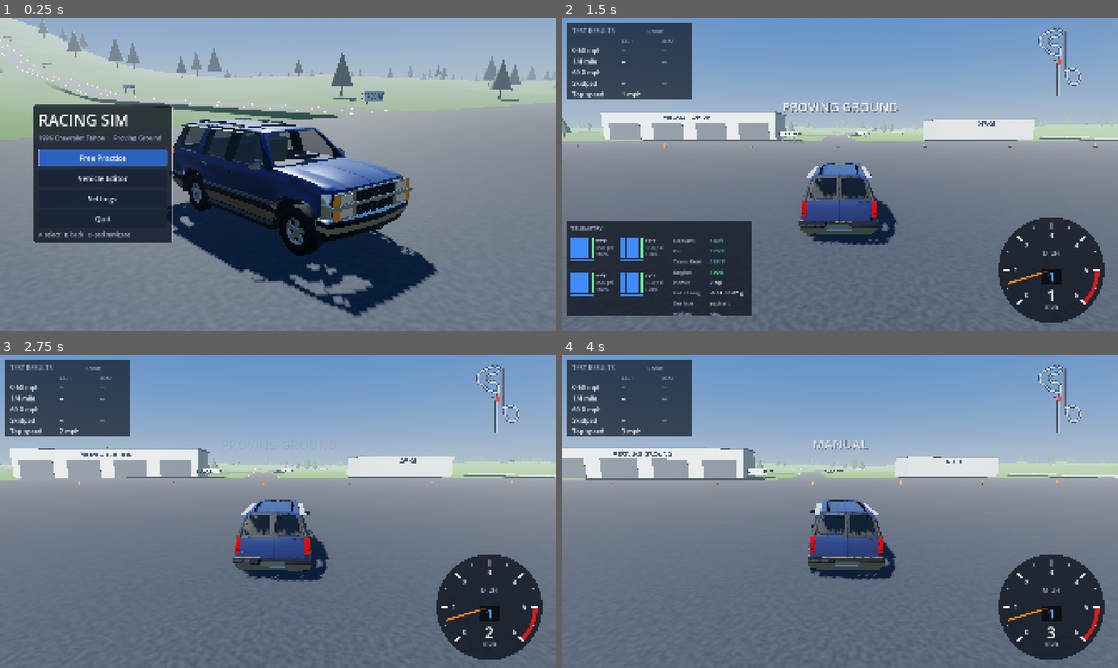
Above: before the commit, frames 1-4 (two rows, left to right).
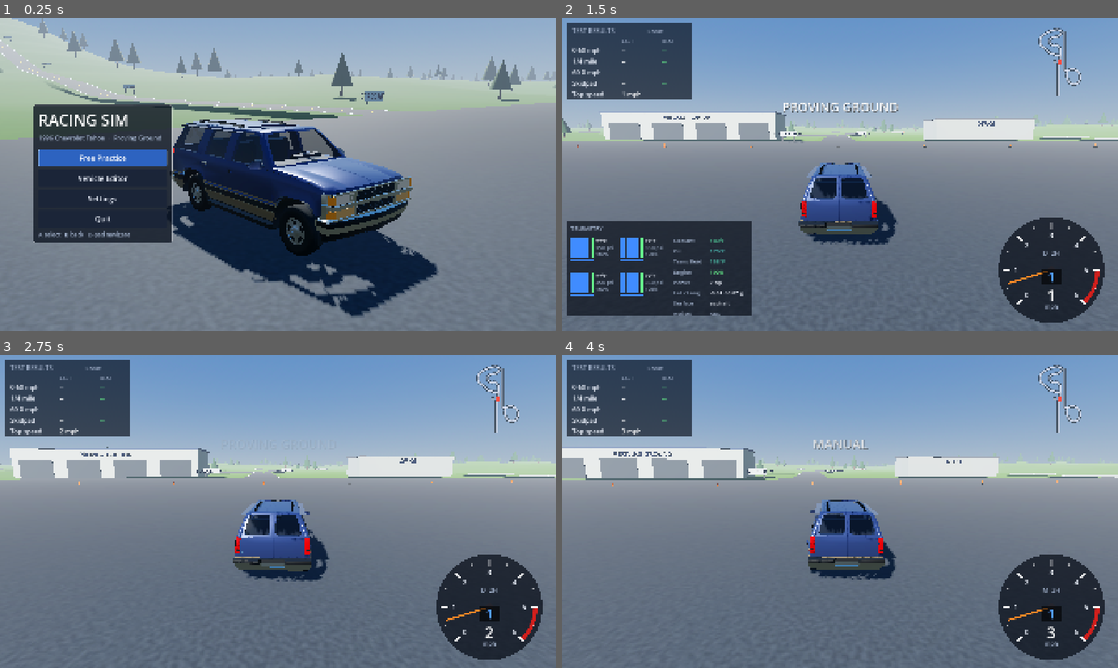
Above: after the commit, the same moments.

Repository: Beefnasty96/Thor-race-sim
Game: Godot game, scene res://scenes/main.tscn
Same seed, same stepped clock (60 frames per second), same inputs: the game is played once before the commit and once after it.
Inputs (mouse positions are in pixels of both pictures, inside the frame that each line leads up to):
- Up to frame 1 (0.25 s): no input
- Up to frame 2 (1.5 s): tap Enter (ui_accept) at 0.5, 0.77 s; move the mouse to (962, 158) at 0.52 s; hold D (steer_right) 0.53-1.25 s; hold C (camera) 0.53-1.25 s; click (962, 158) at 0.67 s; drag from (728, 190) to (812, 237) at 1.27 s
- Up to frame 3 (2.75 s): move the mouse to (333, 442) at 2.02 s; hold D (steer_right) from 2.03 s (still down); hold T (telemetry) from 2.03 s (still down)
- Up to frame 4 (4 s): release D (steer_right) at 2.75 s; release T (telemetry) at 2.75 s; drag from (812, 574) to (673, 464) at 2.77 s; move the mouse to (1006, 558) at 3.52 s; hold A (steer_left) from 3.53 s (still down); hold M (trans_mode) from 3.53 s (still down); tap Enter (ui_accept) at 3.77 s

The runs differ from the first frame. In frame 1, 1.7% of the frame differs, in the area x 31-79%, y 32-96%; in frame 2, 0.6%; in frame 3, 0.7%; in frame 4, 0.6%.

Commit message:
Tahoe v3 from 1995 photos: 10k tri budget, slatted grille + chrome bars, clear headlamps with amber corners, body-colour pillars, chrome pinstripes, fuel door, GM aluminium wheels, '95 dash with tach/speedo/4 gauges
Co-Authored-By: Claude Opus 5.5 <noreply@anthropic.com>
Claude-Session: https://claude.ai/code/session_01QXqqGxjNxHwcdJcwNd6LqW

Diff:
--- a/assets/cars/tahoe_1996/model_info.json
+++ b/assets/cars/tahoe_1996/model_info.json
@@ -15,22 +15,37 @@
     0.3841
   ],
   "cluster": {
-    "speedo": [
-      -0.4,
-      1.16,
+    "tilt_deg": -12,
+    "tach": [
+      -0.545,
+      1.17,
       -0.2989
     ],
-    "tach": [
-      -0.24,
-      1.16,
+    "speedo": [
+      -0.37,
+      1.173,
       -0.2989
     ],
-    "small": [
-      -0.55,
-      1.16,
+    "fuel": [
+      -0.215,
+      1.197,
       -0.2989
     ],
-    "tilt_deg": -12
+    "volts": [
+      -0.155,
+      1.197,
+      -0.2989
+    ],
+    "oil": [
+      -0.215,
+      1.14,
+      -0.2989
+    ],
+    "temp": [
+      -0.155,
+      1.14,
+      -0.2989
+    ]
   },
-  "triangles": 6976
+  "triangles": 9615
 }
--- a/scripts/vehicle/car_model.gd
+++ b/scripts/vehicle/car_model.gd
@@ -23,6 +23,7 @@
 var _steer_base := Transform3D.IDENTITY
 var _speedo: Node3D
 var _tach: Node3D
+var _small: Dictionary = {}          # fuel / volts / oil / temp needles
 
 func build(dir: String, paint: Dictionary) -> void:
 	for c in get_children():
@@ -133,7 +134,7 @@
 	mat.albedo_color = Color(0.04, 0.05, 0.05)
 	mat.emission_enabled = true
 	mat.emission = Color(0.35, 0.85, 0.55)      # green-lit 90s GM cluster
-	mat.emission_energy_multiplier = 0.55
+	mat.emission_energy_multiplier = 0.12
 	cm.material = mat
 	mi.mesh = cm
 	mi.rotation = Vector3(PI * 0.5, 0, 0)        # face the driver (+Z)
@@ -159,21 +160,29 @@
 	if cl.is_empty():
 		return
 	var tilt := deg_to_rad(float(cl.get("tilt_deg", -12)))
-	for key in ["speedo", "tach"]:
+	for key in ["speedo", "tach", "fuel", "volts", "oil", "temp"]:
+		if not cl.has(key):
+			continue
 		var p: Array = cl[key]
 		var holder := Node3D.new()
 		holder.position = Vector3(p[0], p[1], p[2] + 0.004)
 		holder.rotation = Vector3(-tilt, 0, 0)
 		add_child(holder)
-		var r := 0.055 if key == "speedo" else 0.045
+		var r := 0.062 if key == "speedo" else (0.05 if key == "tach" else 0.024)
 		holder.add_child(_dial(r))
 		var n := _needle(r * 0.85, Color(1.0, 0.45, 0.1))
 		n.position = Vector3(0, 0, 0.003)
 		holder.add_child(n)
-		if key == "speedo":
-			_speedo = n
-		else:
-			_tach = n
+		match key:
+			"speedo": _speedo = n
+			"tach": _tach = n
+			_: _small[key] = n
+
+## Small gauges sweep 90 degrees, value 0..1.
+func _set_small(key: String, v: float) -> void:
+	var n: Node3D = _small.get(key)
+	if n:
+		n.rotation = Vector3(0, 0, PI * 0.25 - PI * 0.5 * clampf(v, 0.0, 1.0))
 
 func _process(_dt: float) -> void:
 	if car == null or not is_instance_valid(car):
@@ -187,6 +196,11 @@
 	if _tach:
 		var rpm := clampf(car.engine.rpm(), 0.0, TACH_MAX_RPM)
 		_tach.rotation = Vector3(0, 0, NEEDLE_SWEEP * 0.5 - NEEDLE_SWEEP * rpm / TACH_MAX_RPM)
+	var rpm_now: float = car.engine.rpm()
+	_set_small("fuel", 0.75)
+	_set_small("volts", 0.55 if rpm_now > 400.0 else 0.4)                  # ~14 V running, ~12 V off
+	_set_small("oil", clampf(0.25 + rpm_now / 4000.0, 0.0, 0.9) if rpm_now > 300.0 else 0.0)
+	_set_small("temp", inverse_lerp(40.0, 130.0, car.engine.coolant_c))
 	var brake := car.in_brake > 0.05
 	for t in _tail_mats:
 		t.emission_energy_multiplier = 2.5 if brake else 0.35
Binary file changed: assets/cars/tahoe_1996/tahoe_body.glb
Binary file changed: assets/cars/tahoe_1996/tahoe_wheel.glb
